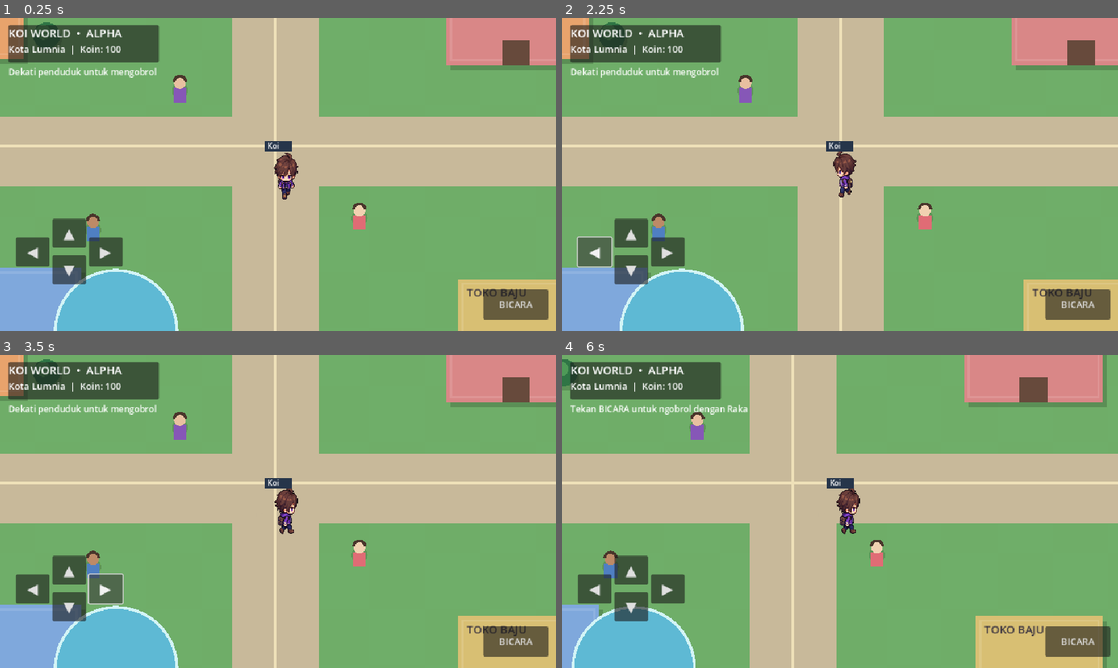
Above: before the commit, frames 1-4 (two rows, left to right).
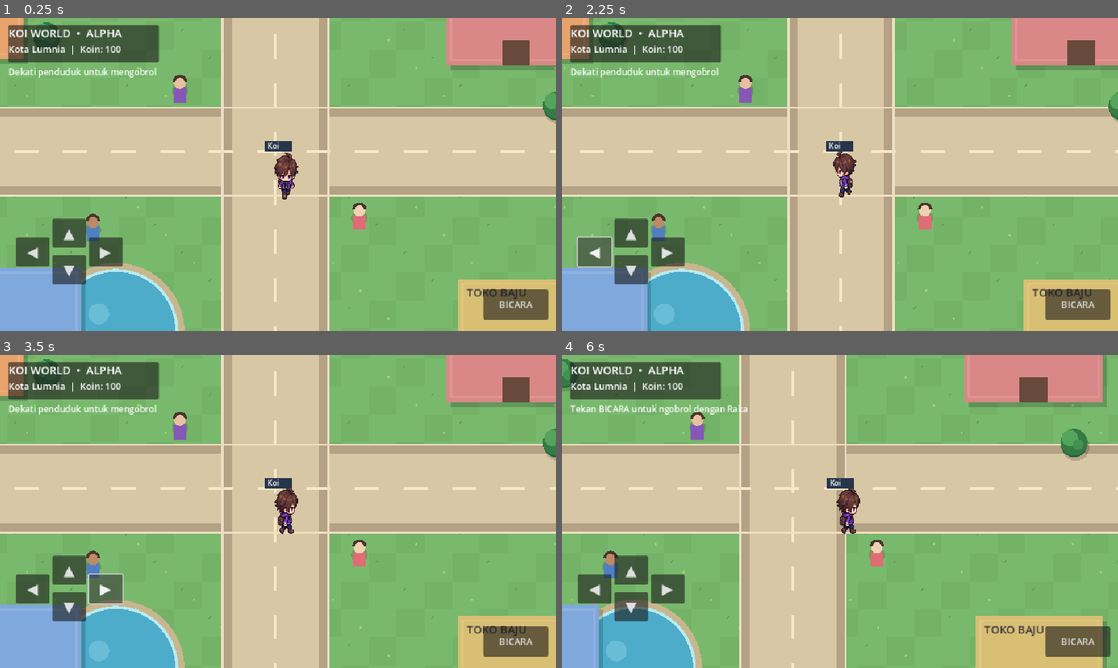
Above: after the commit, the same moments.

Repository: koi-v2/Worldwar
Game: Godot game, scene res://scenes/main.tscn
Two runs of this game, one before a commit and one after it. Both use one fixed random seed, a clock stepped at 60 frames per second and the inputs below.
Inputs:
- Up to frame 1 (0.25 s): no input
- Up to frame 2 (2.25 s): click "▲" at 0.5 s; click "▼" at 1.25 s; click "◀" at 2 s
- Up to frame 3 (3.5 s): click "▶" at 2.75 s
- Up to frame 4 (6 s): click "BICARA" at 3.5 s; tap Enter at 4.25, 5.1 s; hold Right 4.28-5.03 s; hold E 4.28-5.03 s; hold Down 5.03-5.75 s; click "Tutup" at 5.75 s

The runs differ from the first frame. In frame 1, 12% of the frame differs, in the area x 0-100%, y 0-100%; in frame 2, 12%; in frame 3, 12%; in frame 4, 11%.

Commit message:
Improve Koi World top-down 2D map tiles and scenery

Diff:
--- a/aoi_native/scripts/main.gd
+++ b/aoi_native/scripts/main.gd
@@ -178,30 +178,74 @@
 			panel.visible = false
 
 func _draw() -> void:
-	draw_rect(Rect2(Vector2.ZERO, WORLD_SIZE), Color("#6fae69"))
-	for x in range(0, int(WORLD_SIZE.x), 96):
-		for y in range(0, int(WORLD_SIZE.y), 96):
-			if ((x / 96) + (y / 96)) % 2 == 0:
-				draw_rect(Rect2(x, y, 96, 96), Color(0.43, 0.67, 0.39, 0.18))
-	draw_rect(Rect2(0, 500, WORLD_SIZE.x, 120), Color("#c8b99a"))
-	draw_rect(Rect2(820, 0, 150, WORLD_SIZE.y), Color("#c8b99a"))
-	draw_rect(Rect2(0, 548, WORLD_SIZE.x, 5), Color("#eee0b8"))
-	draw_rect(Rect2(892, 0, 5, WORLD_SIZE.y), Color("#eee0b8"))
+	# Top-down 2D town map built from small tiles, paths, parks and landmarks.
+	draw_rect(Rect2(Vector2.ZERO, WORLD_SIZE), Color("#79b96d"))
+	var tile_size := 48
+	for x in range(0, int(WORLD_SIZE.x), tile_size):
+		for y in range(0, int(WORLD_SIZE.y), tile_size):
+			var tile_index := int(x / tile_size) * 7 + int(y / tile_size) * 13
+			var grass_color := Color("#79b96d") if tile_index % 3 != 0 else Color("#73b267")
+			draw_rect(Rect2(x, y, tile_size, tile_size), grass_color)
+			# Tiny grass flecks give the ground a tiled, hand-drawn feel.
+			if tile_index % 4 == 0:
+				draw_line(Vector2(x + 12, y + 16), Vector2(x + 16, y + 12), Color("#609b58"), 2.0)
+			if tile_index % 5 == 0:
+				draw_circle(Vector2(x + 34, y + 32), 2.0, Color("#a3ce7c"))
+
+	# Main roads with soft shoulders and dashed center markings.
+	draw_rect(Rect2(0, 486, WORLD_SIZE.x, 148), Color("#b5a184"))
+	draw_rect(Rect2(0, 500, WORLD_SIZE.x, 120), Color("#d8c7a5"))
+	draw_rect(Rect2(806, 0, 178, WORLD_SIZE.y), Color("#b5a184"))
+	draw_rect(Rect2(820, 0, 150, WORLD_SIZE.y), Color("#d8c7a5"))
+	for x in range(24, int(WORLD_SIZE.x), 84):
+		draw_rect(Rect2(x, 557, 42, 5), Color("#f7e8c7"))
+	for y in range(22, int(WORLD_SIZE.y), 84):
+		draw_rect(Rect2(892, y, 5, 42), Color("#f7e8c7"))
+	# Small sidewalks and plaza paving around the road crossing.
+	draw_rect(Rect2(0, 482, WORLD_SIZE.x, 4), Color("#eee0c2"))
+	draw_rect(Rect2(0, 634, WORLD_SIZE.x, 4), Color("#eee0c2"))
+	draw_rect(Rect2(802, 0, 4, WORLD_SIZE.y), Color("#eee0c2"))
+	draw_rect(Rect2(984, 0, 4, WORLD_SIZE.y), Color("#eee0c2"))
+
+	# Pond and surrounding sand bank.
+	draw_circle(Vector2(620, 870), 118, Color("#c8b68f"))
+	draw_circle(Vector2(620, 870), 105, Color("#4eaccb"))
+	draw_arc(Vector2(620, 870), 105, 0, TAU, 64, Color("#b9eaf0"), 5.0)
+	draw_circle(Vector2(590, 840), 18, Color(0.75, 0.94, 0.96, 0.25))
+	draw_circle(Vector2(655, 895), 11, Color(0.75, 0.94, 0.96, 0.2))
+
+	# Small park clearings and flower patches.
+	draw_rect(Rect2(80, 820, 150, 112), Color("#83c276"))
+	for flower in [Vector2(102, 842), Vector2(146, 885), Vector2(198, 850), Vector2(176, 916), Vector2(119, 910)]:
+		draw_circle(flower, 4, Color("#f4d6e6"))
+		draw_circle(flower + Vector2(4, 2), 2, Color("#f6df9b"))
+
 	_draw_building(Vector2(250, 250), Vector2(210, 150), Color("#e8a36c"), "TOKO")
 	_draw_building(Vector2(1190, 240), Vector2(240, 170), Color("#d98787"), "RUMAH")
 	_draw_building(Vector2(300, 760), Vector2(260, 180), Color("#7fa8dc"), "KAFE")
 	_draw_building(Vector2(1210, 780), Vector2(220, 160), Color("#d8bf73"), "TOKO BAJU")
-	draw_circle(Vector2(620, 870), 105, Color("#5eb9d4"))
-	draw_arc(Vector2(620, 870), 105, 0, TAU, 64, Color("#d3f4f6"), 5.0)
-	for tree in [Vector2(130, 130), Vector2(500, 360), Vector2(680, 260), Vector2(1500, 180), Vector2(1510, 650), Vector2(1080, 980), Vector2(420, 1030), Vector2(1650, 1040)]:
-		draw_circle(tree + Vector2(3, 8), 23, Color(0, 0, 0, 0.16))
-		draw_circle(tree, 23, Color("#2f7545"))
-		draw_circle(tree + Vector2(-6, -6), 13, Color("#4e9a57"))
+
+	# Trees are clustered around the map edges and between buildings.
+	for tree in [
+		Vector2(130, 130), Vector2(190, 170), Vector2(500, 360), Vector2(680, 260),
+		Vector2(1500, 180), Vector2(1570, 220), Vector2(1510, 650), Vector2(1600, 700),
+		Vector2(1080, 980), Vector2(1160, 1030), Vector2(420, 1030), Vector2(1650, 1040),
+		Vector2(160, 680), Vector2(690, 1010), Vector2(1380, 480), Vector2(360, 430)
+	]:
+		_draw_tree(tree)
+
 	_draw_npc(Vector2(730, 450), Color("#e8c0a0"), Color("#8657b7"))
 	_draw_npc(Vector2(1040, 670), Color("#f1d1b1"), Color("#e06c75"))
 	_draw_npc(Vector2(580, 690), Color("#bd8a67"), Color("#4f7fc2"))
 	_draw_player()
 
+
+func _draw_tree(pos: Vector2) -> void:
+	draw_circle(pos + Vector2(3, 8), 24, Color(0, 0, 0, 0.16))
+	draw_circle(pos + Vector2(0, 3), 23, Color("#28643c"))
+	draw_circle(pos, 23, Color("#347b45"))
+	draw_circle(pos + Vector2(-7, -7), 14, Color("#54a45b"))
+	draw_circle(pos + Vector2(7, 4), 9, Color("#41934e"))
 func _draw_player() -> void:
 	if koi_texture != null:
 		var size := Vector2(76, 96)
